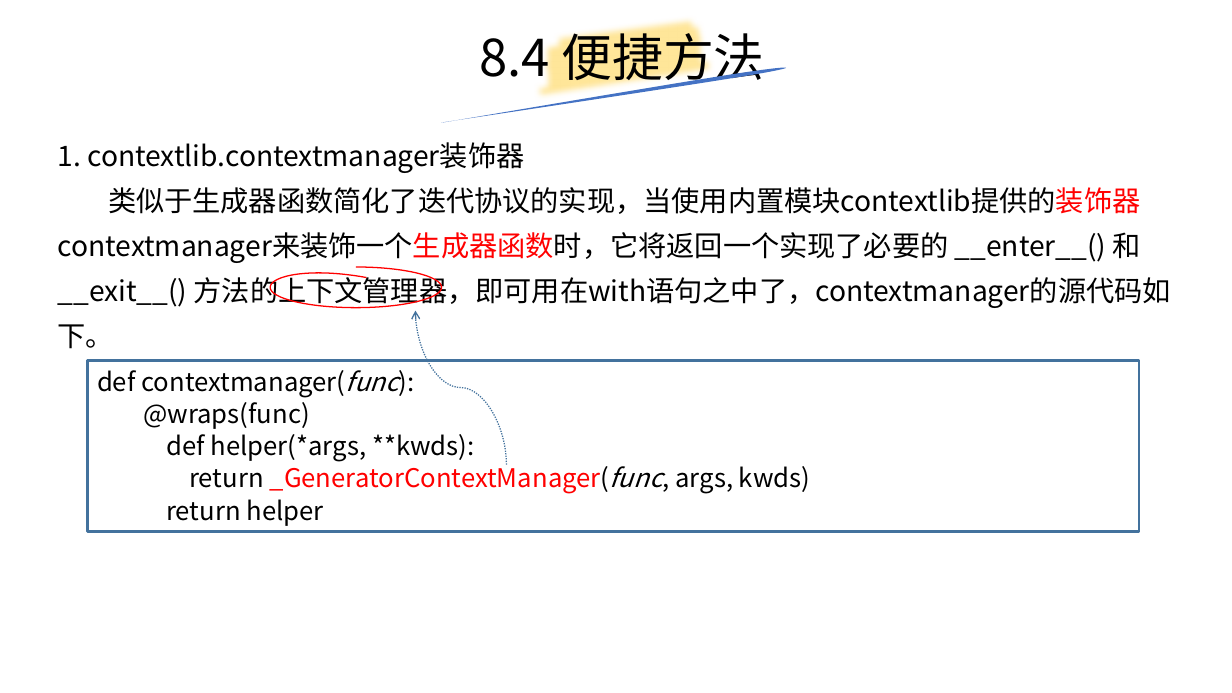
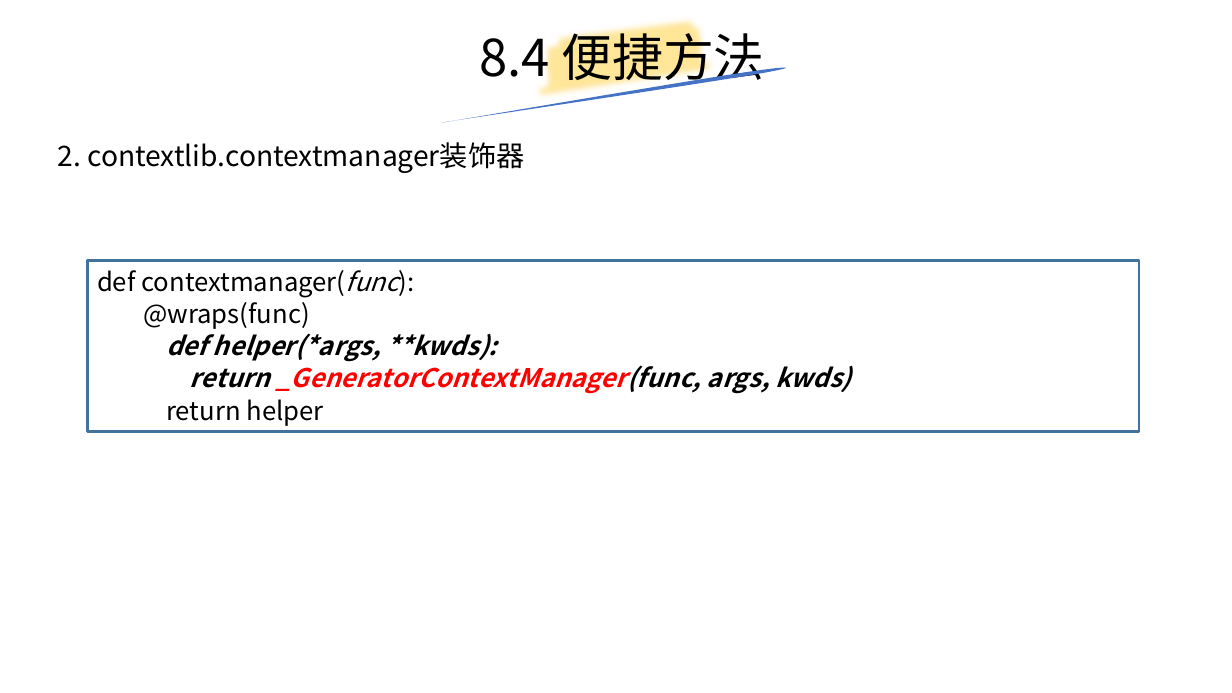
Before and after one commit to yiwenliu/CorePython, a slide deck: slide 71 of PPT/CorePython.pptx (slide 70 before the commit). Drawn at 1232x693 pixels with LibreOffice and Linux fonts; fonts in the diff are those of the drawing. Boxes give left, top, right and bottom in pixels: in the first picture for what was removed or moved away, otherwise in the second. Text is boxed around its words. In the diff, an @@ line names an element or a change of style, - is before the commit and + after.

```diff
--- a/PPT/CorePython.pptx
+++ b/PPT/CorePython.pptx
@@ text at bbox=[58, 142, 524, 173]: text changed @@
-1. contextlib.contextmanager装饰器
-类似于生成器函数简化了迭代协议的实现，当使用内置模块contextlib提供的装饰器contextmanager来装饰一个生成器函数时，它将返回一个实现了必要的 __enter__() 和__exit__() 方法的上下文管理器，即可用在with语句之中了，contextmanager的源代码如下。
+2. contextlib.contextmanager装饰器
@@ rectangle "def contextmanager(func):": place and size @@
-rectangle "def contextmanager(func):" at bbox=[88, 360, 1140, 531]
+rectangle "def contextmanager(func):" at bbox=[88, 261, 1140, 432]
@@ freeform shape removed at bbox=[270, 267, 442, 308] @@
@@ text in rectangle at bbox=[166, 327, 851, 394]: bold on, italic on in "def helper(*args, **kwds):", "return _GeneratorContextManager(func, args, kwds)" @@
@@ curved arrow removed from (506, 465) to (416, 311) @@
```
Also in this commit, not shown: 6 other slides changed, 2 slides added, 2 other files.
